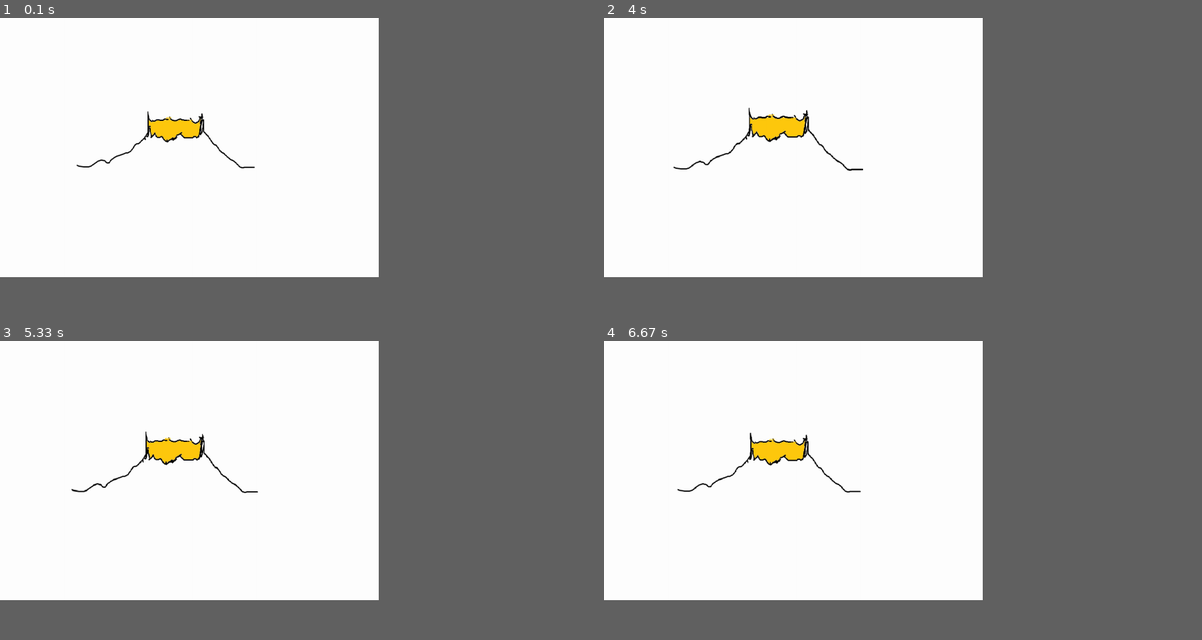
Above: before the commit, frames 1-4 (two rows, left to right).
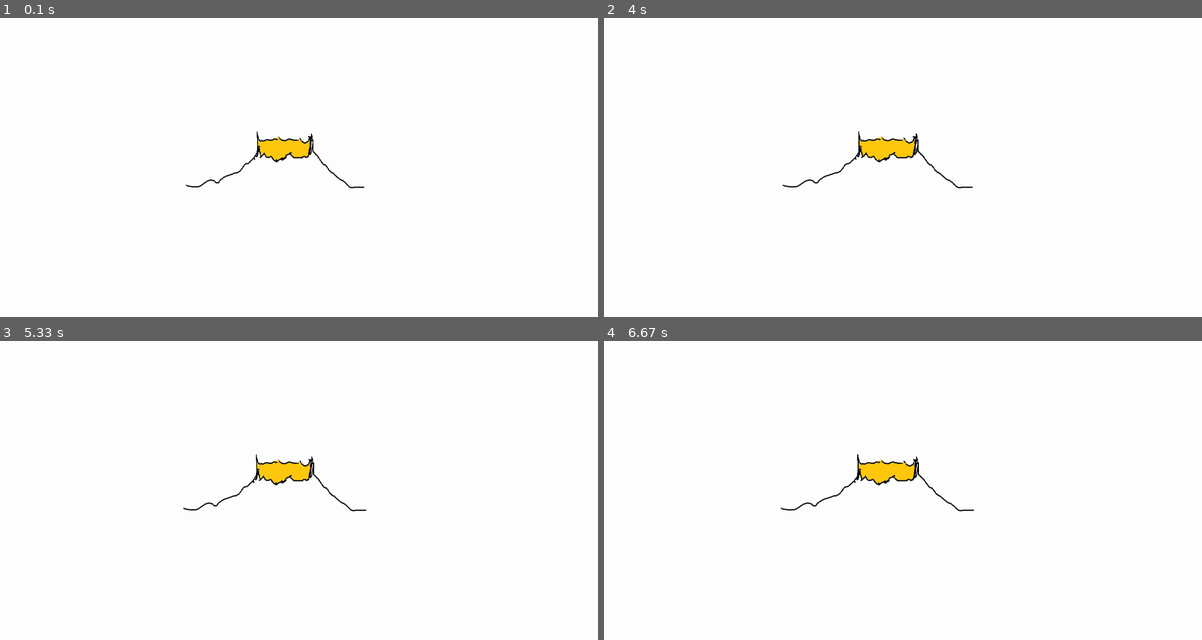
Above: after the commit, the same moments.

Repository: Albireo-B/Le-prince-des-fleurs
Game: pygame game, started from src/Tests/testpygame3.py
Same seed, same stepped clock (60 frames per second), same inputs: the game is played once before the commit and once after it.
Inputs:
- Up to frame 1 (0.1 s): no input
- Up to frame 2 (4 s): no input
- Up to frame 3 (5.33 s): no input
- Up to frame 4 (6.67 s): no input
In our replay, the window is 570x390 before the commit and 900x450 after it. These sizes can differ from the game's own. Grey fills any space a smaller window leaves; there, only what the larger window draws over its background counts as a difference.

The runs differ from the first frame. In frame 1, 1.5% of the frame differs, in the area x 12-61%, y 31-58%; in frame 2, 1.7%, in the area x 11-62%, y 30-58%; in frame 3, 1.7%; in frame 4, 1.7%.

Commit message:
volcons fonctionnel durée approximative d'un cycle 42 secondes

Diff:
--- a/src/Tests/testpygame3.py
+++ b/src/Tests/testpygame3.py
@@ -9,36 +9,41 @@
 t=0
 image = (0,0,0,0)
 clock = pygame.time.Clock()
-display_width=950
-display_height=650
+display_width=1500
+display_height=750
 fenetre = pygame.display.set_mode((display_width,display_height))
 def volcan(fenetre):
     t=0
+    white = (255,255,255)
+    path = "../../images/volcan"
+    img = pygame.image.load(path+".png").convert()
+    width, heigh = pygame.display.get_surface().get_size()
     while t<100:
         i=0
         j=0
-        white = (255,255,255)
-
-        path = "../../images/volcan"
-        img = pygame.image.load(path+".png").convert()
-        width, heigh = pygame.display.get_surface().get_size()
-        if (t>=0 and t<33):
+        if (t>=0 and t<15):
             image =(160, 16, 750, 200)
-        elif (t>33 and t<66):
-            image=(160, 226, 750, 260)
+        elif (t>=15 and t<50):
+            image=(160, 226, 750, 240)
         else :
-            image = (160, 360, 750, 404)
-        while i<50 and j<25:
+            image = (160, 360, 750, 260)
+        while i<60 and j<30:
             lwidth = 600+i
             lheight = 200+j
             position = (display_width/2 - lwidth/2, display_height/2 - lheight/2)
+
             formattedImg = pygame.transform.scale(img.subsurface(image), (lwidth, lheight))
             fenetre.fill(white)
             fenetre.blit(formattedImg, position)
-            time.sleep(1/24)
+            if t>=0 and t<15:
+                time.sleep(1/24)
+            elif t>=15 and t<50 :
+                time.sleep(1/50)
+            else:
+                time.sleep(1/240)
+            i=i+2
+            i=i+1
             pygame.display.flip()
-            i=i+2
-            j=j+1
 
         while i>0 and j>0:
             lwidth = 600+i
@@ -47,14 +52,18 @@
             formattedImg = pygame.transform.scale(img.subsurface(image), (lwidth, lheight))
             fenetre.fill(white)
             fenetre.blit(formattedImg, position)
-            time.sleep(1/50)
+            if t>=0 and t<15:
+                time.sleep(1/24)
+            elif t>=15 and t<50 :
+                time.sleep(1/50)
+            else:
+                time.sleep(1/240)
+            i=i-2
+            i=i-1
             pygame.display.flip()
-
-            i=i-2
-            j=j-1
-
         t=t+1
         print(t)
+
 while True :
 
     volcan(fenetre)
